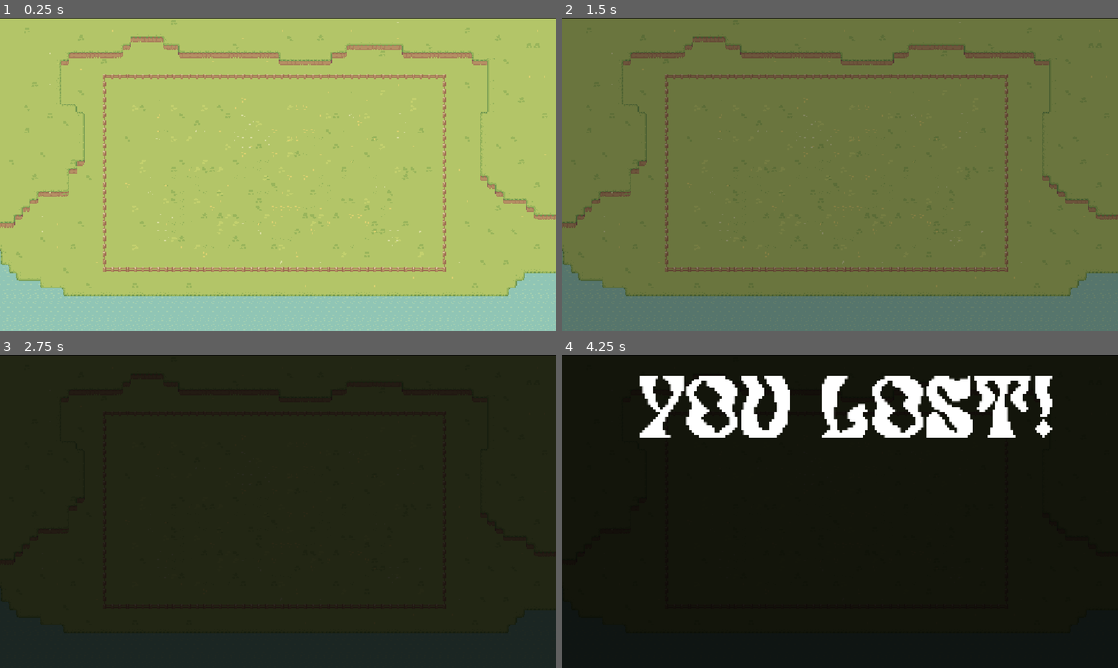
Above: before the commit, frames 1-4 (two rows, left to right).
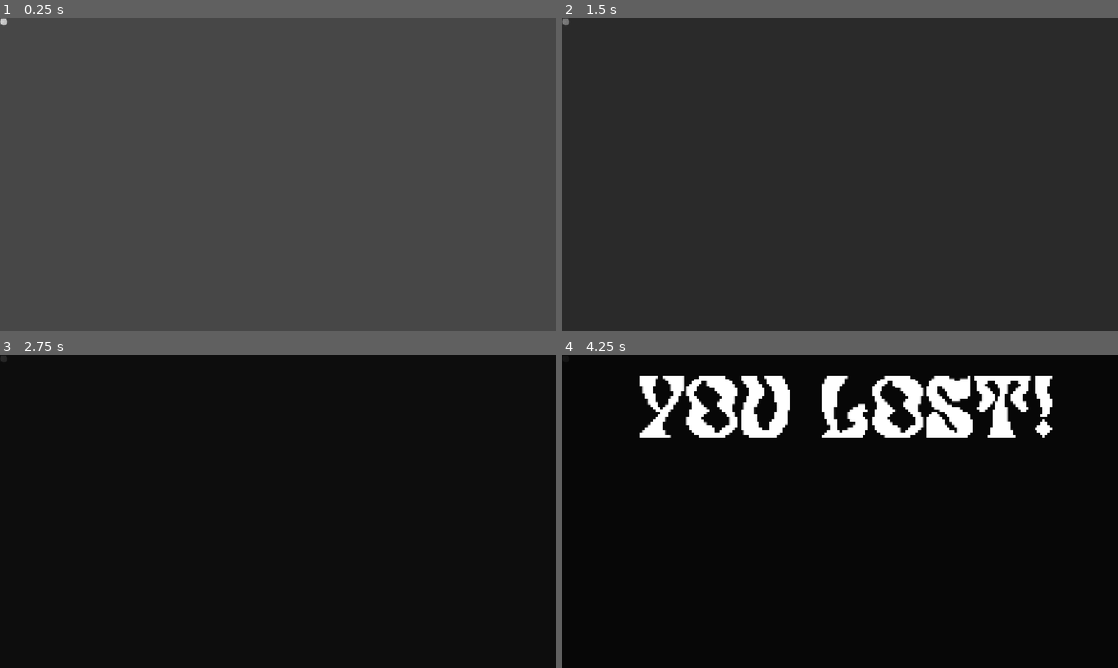
Above: after the commit, the same moments.

Repository: NNKD-Kevin/bouncy-battlefield
Game: Godot game, scene res://scenes/Defeat.tscn
Same seed, same stepped clock (60 frames per second), same inputs: the game is played once before the commit and once after it. This scene is started directly instead of the project's main scene.
Inputs (mouse positions are in pixels of both pictures, inside the frame that each line leads up to):
- Up to frame 1 (0.25 s): no input
- Up to frame 2 (1.5 s): tap Enter at 0.5 s; move the mouse to (962, 158) at 0.52 s; hold Right 0.53-1.25 s; click (962, 158) at 0.6 s; drag from (728, 190) to (812, 237) at 1.27 s
- Up to frame 3 (2.75 s): move the mouse to (333, 442) at 2.02 s; hold Right from 2.03 s (still down); tap Alt at 2.1 s
- Up to frame 4 (4.25 s): release Right at 2.75 s; drag from (812, 574) to (673, 464) at 2.77 s; tap Space (start) at 3.5 s; move the mouse to (1006, 558) at 3.52 s; hold Left from 3.53 s (still down); click (1006, 558) at 3.6 s

The runs differ from the first frame. In frame 1, 100% of the frame differs, in the area x 0-100%, y 0-100%; in frame 2, 100%; in frame 3, 94%; in frame 4, less than 0.1%.

Commit message:
Enhanced Victory + Defeat Scene
Make it so that the Victory Scene + Defeat Scene plays on top of the main scene so that the background is consistent with the battlefield where the player win/lose

Diff:
--- a/haven-game/scenes/Defeat.tscn
+++ b/haven-game/scenes/Defeat.tscn
@@ -1,12 +1,8 @@
 [gd_scene format=3 uid="uid://bcoxdudmy0k13"]
 
 [ext_resource type="Script" uid="uid://c7l2rlc4gjxm" path="res://script/defeat.gd" id="1_ortuk"]
-[ext_resource type="Texture2D" uid="uid://fyt50b1pjpo6" path="res://assets/MMBG.png" id="2_ije3m"]
 [ext_resource type="FontFile" uid="uid://cqwa2xlvhatxv" path="res://assets/Pixelout Personal Use Only.ttf" id="3_043hq"]
 [ext_resource type="AudioStream" uid="uid://jgargahnfp5v" path="res://assets/Sounds/slap.wav" id="4_ije3m"]
-
-[sub_resource type="StyleBoxTexture" id="StyleBoxTexture_jphpq"]
-texture = ExtResource("2_ije3m")
 
 [sub_resource type="StyleBoxFlat" id="StyleBoxFlat_ejki1"]
 bg_color = Color(1, 1, 1, 1)
@@ -43,7 +39,7 @@
 tracks/0/type = "value"
 tracks/0/imported = false
 tracks/0/enabled = true
-tracks/0/path = NodePath("Panel/ColorRect:color")
+tracks/0/path = NodePath("ColorRect:color")
 tracks/0/interp = 1
 tracks/0/loop_wrap = true
 tracks/0/keys = {
@@ -63,7 +59,7 @@
 tracks/0/type = "value"
 tracks/0/imported = false
 tracks/0/enabled = true
-tracks/0/path = NodePath("Panel/ColorRect:color")
+tracks/0/path = NodePath("ColorRect:color")
 tracks/0/interp = 1
 tracks/0/loop_wrap = true
 tracks/0/keys = {
@@ -81,20 +77,14 @@
 }
 
 [node name="Defeat" type="Node2D" unique_id=388521652]
+z_index = 10
 script = ExtResource("1_ortuk")
 
-[node name="Panel" type="Panel" parent="." unique_id=184594295]
-offset_left = 1.0
-offset_top = 1.0
-offset_right = 1152.0
-offset_bottom = 650.0
-theme_override_styles/panel = SubResource("StyleBoxTexture_jphpq")
-metadata/_edit_use_anchors_ = true
-
-[node name="ColorRect" type="ColorRect" parent="Panel" unique_id=1505759631]
-layout_mode = 0
-offset_right = 1157.0
-offset_bottom = 653.0
+[node name="ColorRect" type="ColorRect" parent="." unique_id=1505759631]
+offset_left = -9.0
+offset_top = -8.0
+offset_right = 1158.0
+offset_bottom = 654.0
 color = Color(0, 0, 0, 0)
 
 [node name="Button" type="Button" parent="." unique_id=620422427]
--- a/haven-game/scenes/win.tscn
+++ b/haven-game/scenes/win.tscn
@@ -1,7 +1,6 @@
 [gd_scene format=3 uid="uid://b4dep4gjxq2vy"]
 
 [ext_resource type="Script" uid="uid://ykt8wy0gbojt" path="res://script/win.gd" id="1_iiocm"]
-[ext_resource type="Texture2D" uid="uid://fyt50b1pjpo6" path="res://assets/MMBG.png" id="2_yxbqr"]
 [ext_resource type="FontFile" uid="uid://cqwa2xlvhatxv" path="res://assets/Pixelout Personal Use Only.ttf" id="3_tylv2"]
 [ext_resource type="Texture2D" uid="uid://ddhsm8tulf0rl" path="res://assets/Basic Asset Pack/Basic Asset Pack/Basic Animal Animations/Tiny Chick/TinyChick.png" id="4_531e2"]
 [ext_resource type="Texture2D" uid="uid://c61x748ofga2c" path="res://assets/Basic Asset Pack/Basic Asset Pack/Basic Animal Animations/Clucking Chicken/CluckingChicken.png" id="5_d70ak"]
@@ -10,9 +9,6 @@
 [ext_resource type="Texture2D" uid="uid://k0ueg1beyyye" path="res://assets/Basic Asset Pack/Basic Asset Pack/Basic Animal Animations/Slow Turtle/SlowTurtle.png" id="8_doh3d"]
 [ext_resource type="AudioStream" uid="uid://cljgrf7oye82t" path="res://assets/Sounds/vic.wav" id="9_d70ak"]
 [ext_resource type="AudioStream" uid="uid://cmoq3jrt4tt3g" path="res://assets/Sounds/ending.wav" id="10_woh6y"]
-
-[sub_resource type="StyleBoxTexture" id="StyleBoxTexture_ejki1"]
-texture = ExtResource("2_yxbqr")
 
 [sub_resource type="Animation" id="Animation_5vxan"]
 length = 0.001
@@ -373,23 +369,18 @@
 }]
 
 [node name="Win" type="Node2D" unique_id=937651795]
+z_index = 10
 script = ExtResource("1_iiocm")
 
-[node name="Background" type="Panel" parent="." unique_id=1403994656]
-offset_right = 1152.0
-offset_bottom = 648.0
-theme_override_styles/panel = SubResource("StyleBoxTexture_ejki1")
-
-[node name="ColorRect" type="ColorRect" parent="Background" unique_id=1413281417]
-layout_mode = 0
+[node name="ColorRect" type="ColorRect" parent="." unique_id=1413281417]
 offset_right = 1152.0
 offset_bottom = 648.0
 color = Color(0, 0, 0, 0)
 
-[node name="darken" type="AnimationPlayer" parent="Background/ColorRect" unique_id=1115112087]
+[node name="darken" type="AnimationPlayer" parent="ColorRect" unique_id=1115112087]
 libraries/ = SubResource("AnimationLibrary_531e2")
 
-[node name="timer_d" type="Timer" parent="Background/ColorRect" unique_id=1211715604]
+[node name="timer_d" type="Timer" parent="ColorRect" unique_id=1211715604]
 wait_time = 5.0
 one_shot = true
 
@@ -433,6 +424,7 @@
 [node name="Replay" type="Node" parent="." unique_id=269303208]
 
 [node name="win" type="Label" parent="Replay" unique_id=1567488457]
+z_index = 11
 offset_left = 53.0
 offset_top = 44.0
 offset_right = 1104.0
@@ -447,6 +439,7 @@
 libraries/ = SubResource("AnimationLibrary_1sfkf")
 
 [node name="replay" type="Button" parent="Replay" unique_id=114362023]
+z_index = 11
 offset_left = 287.0
 offset_top = 307.0
 offset_right = 832.0
@@ -466,6 +459,7 @@
 [node name="animal" type="Node" parent="Replay" unique_id=688479679]
 
 [node name="Animal" type="HBoxContainer" parent="Replay/animal" unique_id=659524777]
+z_index = 11
 offset_left = 10.0
 offset_top = -10.0
 offset_right = 1163.0
@@ -514,7 +508,7 @@
 [node name="ending" type="AudioStreamPlayer2D" parent="." unique_id=1735860618]
 stream = ExtResource("10_woh6y")
 
-[connection signal="timeout" from="Background/ColorRect/timer_d" to="." method="_on_timer_d_timeout"]
+[connection signal="timeout" from="ColorRect/timer_d" to="." method="_on_timer_d_timeout"]
 [connection signal="timeout" from="raid/timer_r" to="." method="_on_timer_r_timeout"]
 [connection signal="timeout" from="horde/timer_h" to="." method="_on_timer_h_timeout"]
 [connection signal="pressed" from="Replay/replay" to="." method="_on_replay_pressed"]
--- a/haven-game/script/defeat.gd
+++ b/haven-game/script/defeat.gd
@@ -35,4 +35,5 @@
 
 func _on_button_pressed() -> void:
 	Global.reset_run()
+	queue_free()
 	get_tree().change_scene_to_file("res://scenes/main_menu.tscn")
--- a/haven-game/script/main_menu.gd
+++ b/haven-game/script/main_menu.gd
@@ -7,7 +7,6 @@
 func _ready() -> void:
 	main_buttons.visible = true
 	options.visible = false
-
 
 func _process(delta: float) -> void:
 	pass
--- a/haven-game/script/stage_level.gd
+++ b/haven-game/script/stage_level.gd
@@ -15,6 +15,10 @@
 @onready var button_3: Button = $"CanvasLayer/Time speed/Button3"
 @onready var buttons=[button,button_2,button_3]
 @onready var animal_panel: Panel = $Animal_Panel
+
+
+var defeat = preload("res://scenes/Defeat.tscn")
+var victory = preload("res://scenes/win.tscn")
 
 var white_style := StyleBoxFlat.new()
 var blue_style := StyleBoxFlat.new()
@@ -128,12 +132,22 @@
 		Global.combat = false
 		Global.sandstorm_on=false
 		sandstorm_timer.stop()
-		get_tree().change_scene_to_file("res://scenes/Defeat.tscn")
+		button.visible = false
+		button_2.visible = false
+		button_3.visible = false
+		var scene = defeat.instantiate()
+		get_tree().root.add_child(scene)
+		music.stop()
 		clear()
 		Engine.time_scale = 1.0
 	elif enemies_left == 0:
 		if Global.level==10:
-			get_tree().change_scene_to_file("res://scenes/win.tscn")
+			button.visible = false
+			button_2.visible = false
+			button_3.visible = false
+			var scene = victory.instantiate()
+			get_tree().root.add_child(scene)
+			music.stop()
 		Global.combat = false
 		Global.sandstorm_on=false
 		sandstorm_timer.stop()
--- a/haven-game/script/win.gd
+++ b/haven-game/script/win.gd
@@ -1,13 +1,13 @@
 extends Node2D
-@onready var darken: AnimationPlayer = $Background/ColorRect/darken
 @onready var raid: Label = $raid
+@onready var darken: AnimationPlayer = $ColorRect/darken
 @onready var raid_a: AnimationPlayer = $raid/raid
 @onready var horde: Label = $horde
 @onready var horde_a: AnimationPlayer = $horde/horde
 @onready var win: Label = $Replay/win
 @onready var win_a: AnimationPlayer = $Replay/win/win
 @onready var replay_b: Button = $Replay/replay
-@onready var timer_d: Timer = $Background/ColorRect/timer_d
+@onready var timer_d: Timer = $ColorRect/timer_d
 @onready var timer_r: Timer = $raid/timer_r
 @onready var timer_h: Timer = $horde/timer_h
 @onready var timer_w: Timer = $Replay/timer_w
@@ -61,4 +61,5 @@
 
 func _on_replay_pressed() -> void:
 	Global.reset_run()
+	queue_free()
 	get_tree().change_scene_to_file("res://scenes/main_menu.tscn")
